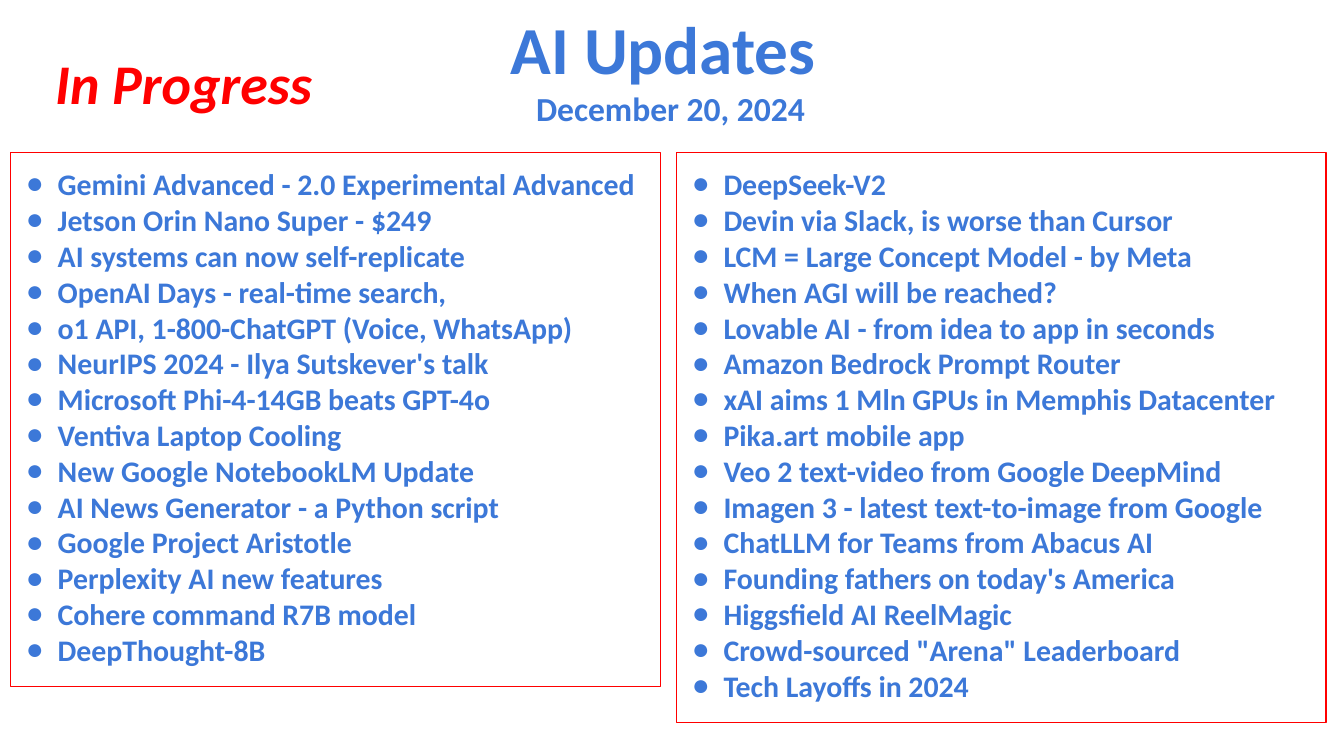
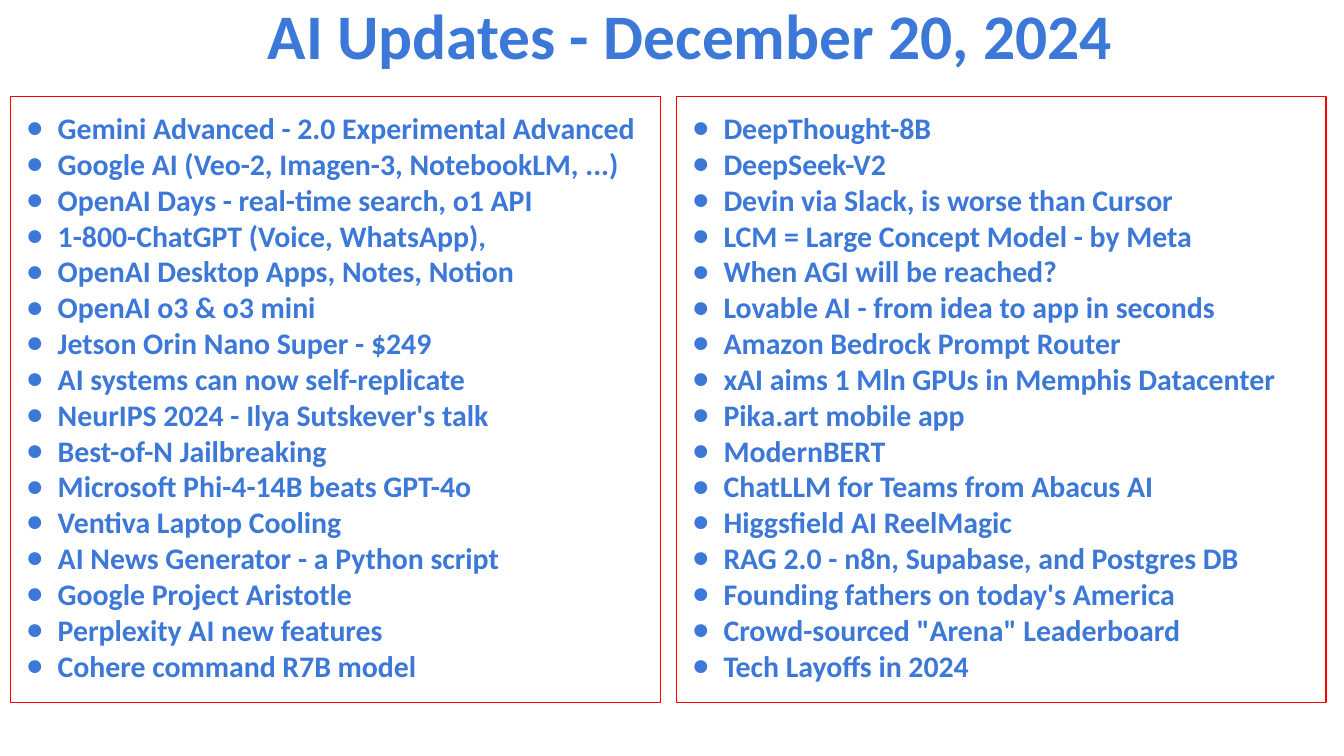
Before and after one commit to lselector/seminar, a slide deck: slide 1 of 2024/2024-12-20-AI-Updates.pptx. Drawn at 1344x756 pixels with LibreOffice and Linux fonts; fonts in the diff are those of the drawing. Boxes give left, top, right and bottom in pixels: in the first picture for what was removed or moved away, otherwise in the second. Text is boxed around its words. In the diff, an @@ line names an element or a change of style, - is before the commit and + after.

```diff
--- a/2024/2024-12-20-AI-Updates.pptx
+++ b/2024/2024-12-20-AI-Updates.pptx
@@ text at (268,14,1111,69): text changed; size 18 to 34 pt @@
-AI Updates
-December 20, 2024
+AI Updates - December 20, 2024
@@ text removed at (55,67,312,114) @@
-In Progress
@@ rectangle "Gemini Advanced - 2.0 Experimental ...": place and size @@
-rectangle "Gemini Advanced - 2.0 Experimental ..." at (11,152,660,685)
+rectangle "Gemini Advanced - 2.0 Experimental ..." at (11,97,660,703)
@@ rectangle "DeepThought-8B": place and size @@
-rectangle "DeepThought-8B" at (676,152,1325,722)
+rectangle "DeepThought-8B" at (676,97,1325,703)
@@ text in rectangle at (724,118,932,144): paragraph added @@
+● DeepThought-8B
@@ text in rectangle at (58,153,579,323): paragraphs added @@
+● Google AI (Veo-2, Imagen-3, NotebookLM, ...)
+● OpenAI Days - real-time search, o1 API
+● 1-800-ChatGPT (Voice, WhatsApp),
+● OpenAI Desktop Apps, Notes, Notion
+● OpenAI o3 & o3 mini
@@ text in rectangle at (58,282,572,344): paragraphs removed @@
-● OpenAI Days - real-time search,
-● o1 API, 1-800-ChatGPT (Voice, WhatsApp)
@@ text in rectangle at (58,441,471,497): text changed @@
-● Microsoft Phi-4-14GB beats GPT-4o
+● Best-of-N Jailbreaking
+● Microsoft Phi-4-14B beats GPT-4o
@@ text in rectangle at (724,441,886,462): text changed @@
-● Veo 2 text-video from Google DeepMind
-● Imagen 3 - latest text-to-image from Google
+● ModernBERT
@@ text in rectangle at (58,461,474,487): paragraph removed @@
-● New Google NotebookLM Update
@@ text in rectangle at (724,512,1238,574): paragraphs added @@
+● Higgsfield AI ReelMagic
+● RAG 2.0 - n8n, Supabase, and Postgres DB
@@ text in rectangle at (724,604,1012,630): paragraph removed @@
-● Higgsfield AI ReelMagic
@@ text in rectangle at (58,640,266,666): paragraph removed @@
-● DeepThought-8B
```
Also in this commit, not shown: 9 other slides changed, 4 slides added.
